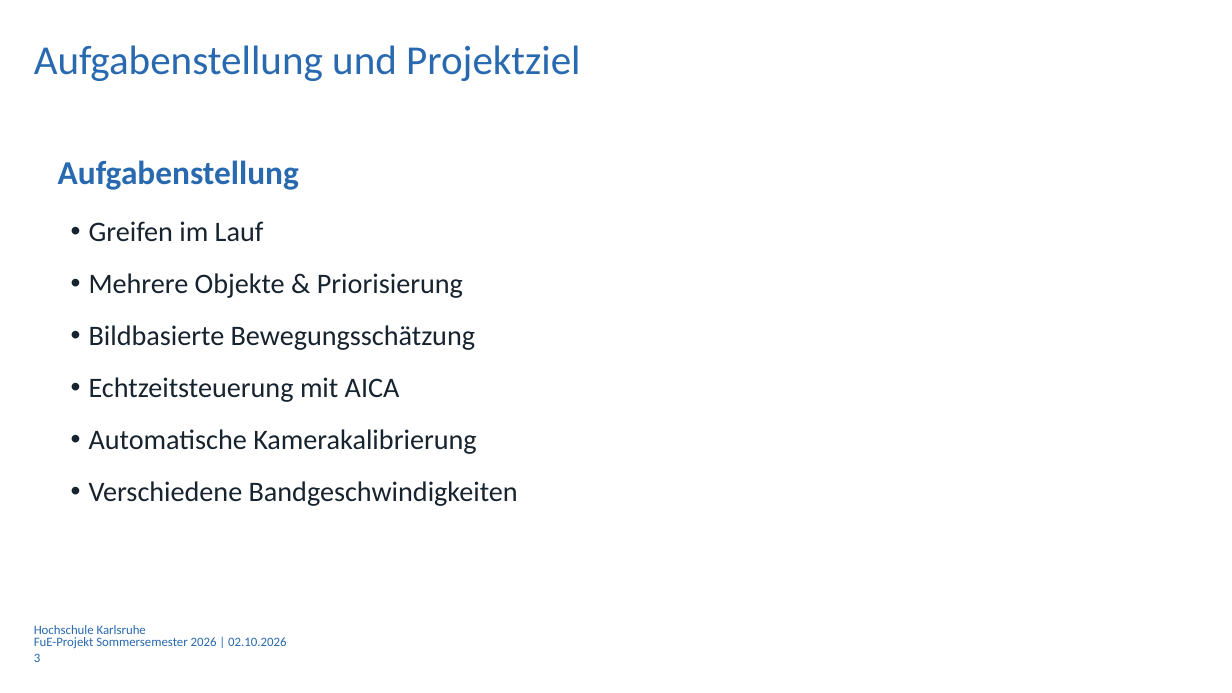
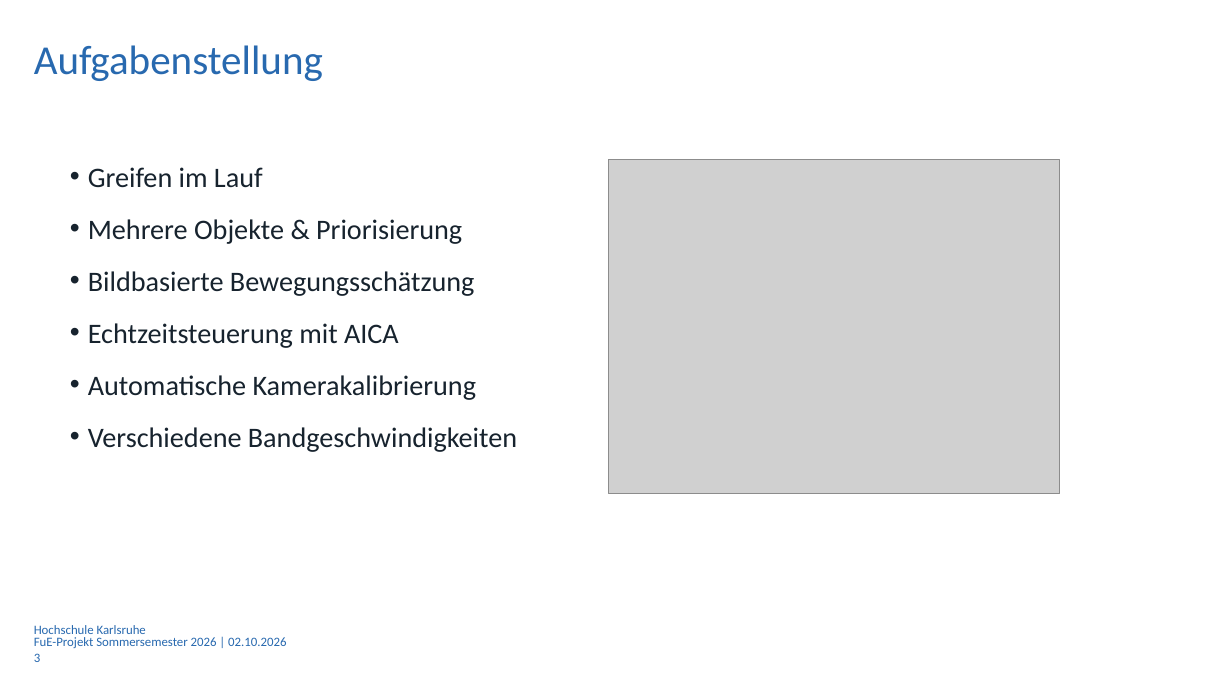
Before and after one commit to Luze212/roboter_tetris, a slide deck: slide 3 of Projektbericht/Presentation/Abschlussprasentation_RoboterTetris_V01_3.pptx. Drawn at 1232x693 pixels with LibreOffice and Linux fonts; fonts in the diff are those of the drawing; grey boxes stand for pictures; background and template pictures are left out. Boxes give left, top, right and bottom in pixels: in the first picture for what was removed or moved away, otherwise in the second. Text is boxed around its words. In the diff, an @@ line names an element or a change of style, - is before the commit and + after.

```diff
--- a/Projektbericht/Presentation/Abschlussprasentation_RoboterTetris_V01_3.pptx
+++ b/Projektbericht/Presentation/Abschlussprasentation_RoboterTetris_V01_3.pptx
@@ text at bbox=[34, 45, 323, 81]: text changed @@
-Aufgabenstellung und Projektziel
+Aufgabenstellung
@@ text removed at bbox=[58, 160, 299, 190] @@
-Aufgabenstellung
@@ picture added at bbox=[609, 160, 1060, 494] @@
@@ 6 texts: place and size @@
-6 texts at bbox=[89, 221, 518, 506]
+6 texts at bbox=[88, 167, 517, 452]
```
Also in this commit, not shown: 4 other slides changed, 1 slide added, 1 slide removed, 1 other file.
